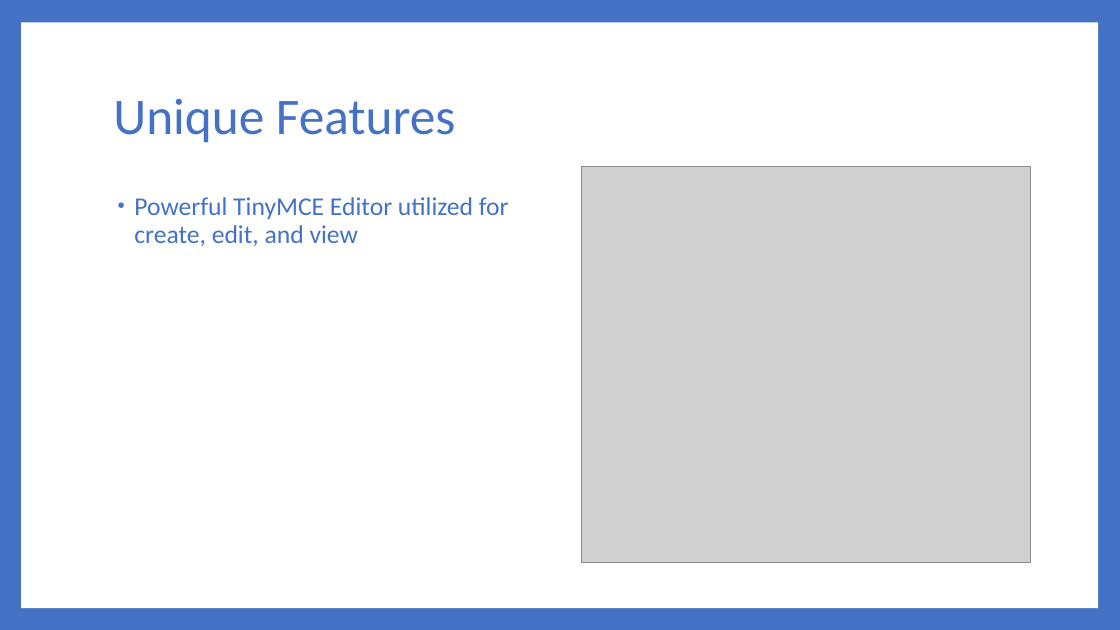
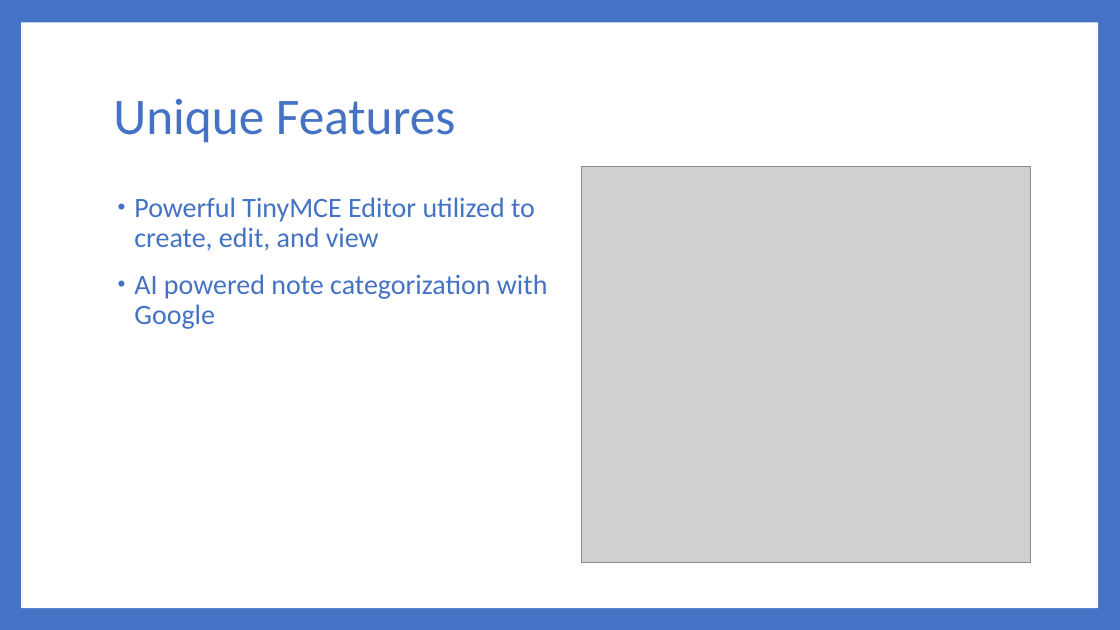
Before and after one commit to Dwaddle26/EncryptNotes, a slide deck: slide 6 of Phase 4 Documentation/Team_2_Presentation_4.pptx. Drawn at 1120x630 pixels with LibreOffice and Linux fonts; fonts in the diff are those of the drawing; grey boxes stand for pictures. Boxes give left, top, right and bottom in pixels: in the first picture for what was removed or moved away, otherwise in the second. Text is boxed around its words. In the diff, an @@ line names an element or a change of style, - is before the commit and + after.

```diff
--- a/Phase 4 Documentation/Team_2_Presentation_4.pptx
+++ b/Phase 4 Documentation/Team_2_Presentation_4.pptx
@@ text at [134,197,547,329]: text changed; size 22 to 24 pt @@
-• Powerful TinyMCE Editor utilized for create, edit, and view
+• Powerful TinyMCE Editor utilized to create, edit, and view
+• AI powered note categorization with Google
```
Also in this commit, not shown: 5 other slides changed, 3 other files.
